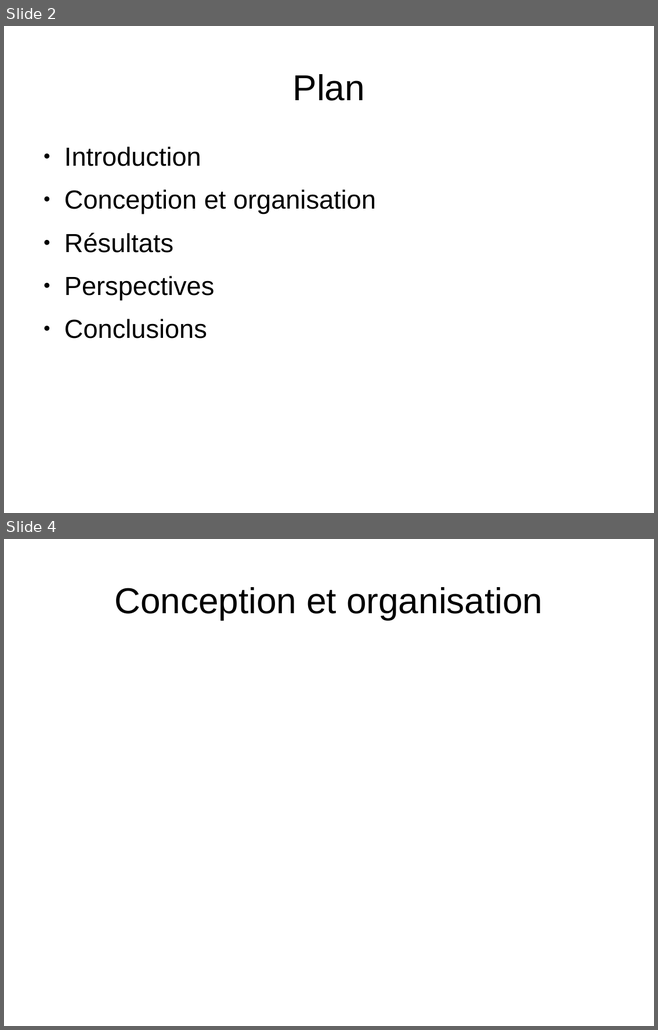
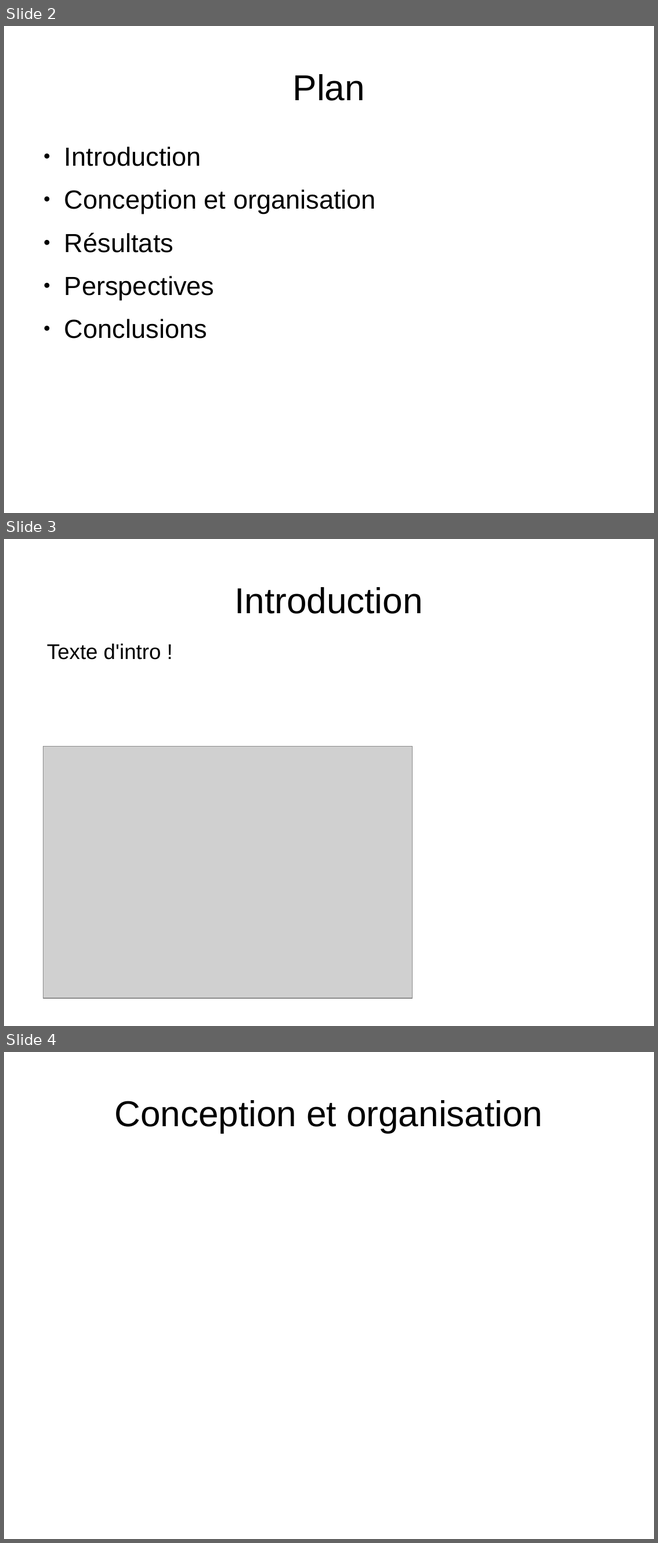
Before and after one commit to medrimonia/PFA-Nethack, a slide deck: papers/soutenance/soutenance.odp. Shown one above the other, each under a label of ours: slides 2 and 4 before the commit, slides 2, 3 and 4 after it; the slides between them are not shown. The pictures are 658x1030 and 658x1543 pixels, drawn with LibreOffice and Linux fonts; fonts in the diff are those of the drawing; grey boxes stand for pictures. Boxes give left, top, right and bottom in pixels: in the first picture for what was removed or moved away, otherwise in the second. Text is boxed around its words. In the diff, an @@ line names an element or a change of style, - is before the commit and + after.

```diff
--- a/papers/soutenance/soutenance.odp
+++ b/papers/soutenance/soutenance.odp
@@ slide 3 added at box(4, 539, 654, 1026), background #FFFFFF @@
@@ title added at box(235, 587, 423, 614), 44 pt, text #000000 @@
+Introduction
@@ text added at box(47, 643, 161, 660), 26 pt, text #000000 @@
+Texte d'intro !
@@ picture added at box(43, 747, 412, 999) @@
```
Also in this commit, not shown: 2 slides changed, 4 other slides added, 3 slides removed.
